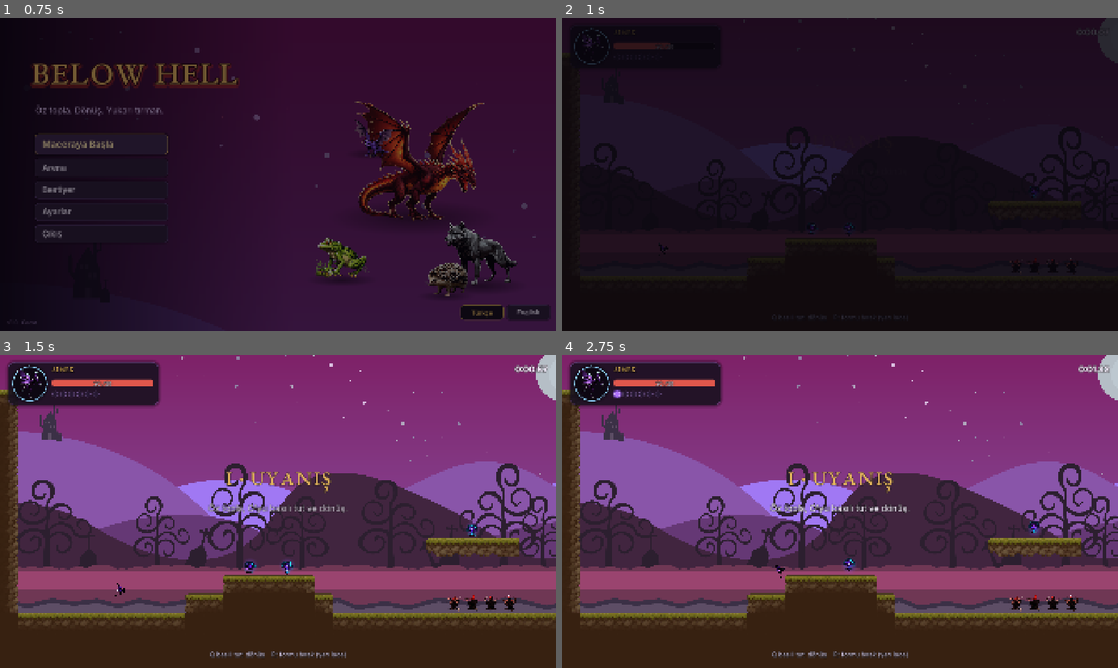
Above: before the commit, frames 1-4 (two rows, left to right).
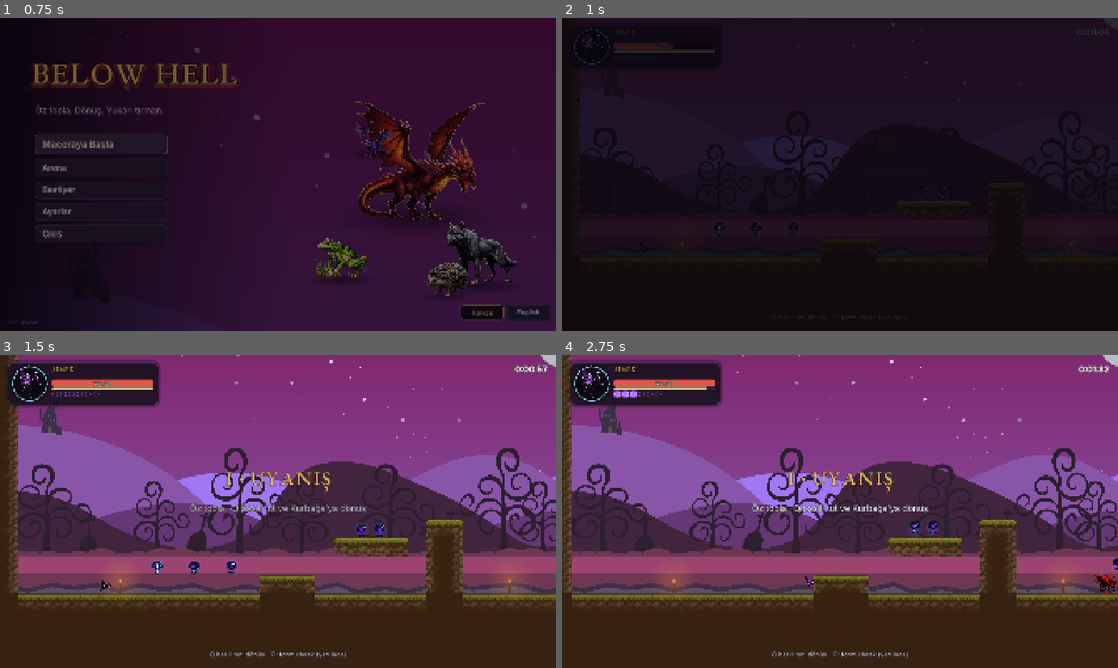
Above: after the commit, the same moments.

Repository: johntitor08/Below-Hell-Godot
Game: Godot game, scene res://game/ui/main_menu.tscn
The game is run twice, just before and just after one commit, with the same random seed, the same clock (stepped at 60 frames per second) and the same inputs.
Inputs (mouse positions are in pixels of both pictures, inside the frame that each line leads up to):
- Up to frame 1 (0.75 s): click "Maceraya Başla" at 0.5 s
- Up to frame 2 (1 s): no input
- Up to frame 3 (1.5 s): tap Enter at 1.25 s; move the mouse to (400, 495) at 1.27 s; hold D (right) from 1.28 s (still down); tap K (ability) at 1.35 s; click (400, 495) at 1.42 s
- Up to frame 4 (2.75 s): keep holding D (right); tap Space (jump) at 1.52, 1.82, 2.27, 2.57 s; move the mouse to (728, 527) at 2.02 s; tap L (ability2) at 2.1 s; click (728, 527) at 2.17 s

Frame 1 is identical in both runs. In frame 2, 1.3% of the frame differs, in the area x 9-100%, y 0-82%; in frame 3, 29%; in frame 4, 30%, in the area x 0-100%, y 0-87%.

Commit message:
Bölümler, uçuş dayanıklılığı, boğulma ve test aracı
Beş bölüm üreticiyle (tools/make_levels.py) tasarlandı; her biri bir
form kapısı içeriyor (zıplama, su, karanlık, kırılabilir duvar, boss).
Uçan formlara dayanıklılık, nefes alamayanlara boğulma eklendi.

Co-Authored-By: Claude Opus 5.5 <noreply@anthropic.com>

Diff:
--- a/game/creature/creature.gd
+++ b/game/creature/creature.gd
@@ -53,6 +53,10 @@
 var _knock := Vector2.ZERO
 var _last_damage_from := Vector2.ZERO
 var abilities: Array = []
+var stamina := 1.0
+var max_stamina := 1.0
+var air := 4.0
+var _drown_t := 0.0
 
 var visual: Node2D
 var sprite: Sprite2D
@@ -98,6 +102,9 @@
 	hp = clampi(int(ceil(max_hp * ratio)), 1, max_hp)
 	flying = d.flight
 	extra_jumps = 1 if d.has("double_jump") else 0
+	max_stamina = {1: 0.8, 2: 2.6, 3: 4.0, 4: 5.5}.get(d.tier, 2.0)
+	stamina = max_stamina
+	air = 4.0
 	sprite.texture = d.texture
 	var h := d.height_px()
 	var tex_h := float(d.texture.get_height())
@@ -157,6 +164,7 @@
 		input.move = Vector2.ZERO
 		input.clear_edges()
 	_move(delta)
+	_drown(delta)
 	_combat(delta)
 	for a in abilities:
 		if is_instance_valid(a):
@@ -194,10 +202,10 @@
 	on_wall = 0
 	if is_on_wall():
 		on_wall = -1 if get_wall_normal().x > 0.0 else 1
-	if flying:
+	if in_water:
+		_swim(delta)
+	elif flying:
 		_fly(delta)
-	elif in_water:
-		_swim(delta)
 	else:
 		if def.has("wall_climb") and on_wall != 0 and signf(x) == on_wall:
 			climbing = true
@@ -242,17 +250,48 @@
 	_land_squash = -0.35
 	Audio.play("whoosh", -14.0, 0.2)
 
+func breathes_water() -> bool:
+	return def.has("water_breathing") or def.has("underwater_speed_9") or def.has("squeeze_through_pipes")
+
 func _fly(delta: float) -> void:
+	if is_on_floor():
+		stamina = minf(max_stamina, stamina + delta * max_stamina * 1.5)
 	var y := input.move.y
 	if input.jump_held:
 		y = -1.0
-	var target_y := y * def.run_speed() * 0.85 * speed_mult
-	if absf(y) < 0.1:
-		target_y = sin(_time * 3.0) * 30.0
-	velocity.y = move_toward(velocity.y, target_y, 3200.0 * delta)
+	var target_y := 0.0
+	if y < -0.1 and stamina > 0.0:
+		stamina = maxf(0.0, stamina - delta)
+		target_y = y * def.run_speed() * 0.6 * speed_mult
+	elif y > 0.1:
+		target_y = y * def.run_speed() * 1.1
+	else:
+		target_y = 150.0 if stamina > 0.0 else 380.0
+	velocity.y = move_toward(velocity.y, target_y, 2600.0 * delta)
+
+func _drown(delta: float) -> void:
+	var submerged := in_water and _head_in_water()
+	if not submerged or breathes_water():
+		air = minf(4.0, air + delta * 3.0)
+		_drown_t = 0.0
+		return
+	air -= delta
+	if air <= 0.0:
+		_drown_t -= delta
+		if _drown_t <= 0.0:
+			_drown_t = 0.8
+			invulnerable_until = 0.0
+			take_hit(6, global_position, Vector2(0, -60))
+
+func _head_in_water() -> bool:
+	var head := global_position + Vector2(0, -body_height() * 0.8)
+	for w in get_tree().get_nodes_in_group("water"):
+		if Rect2(w.global_position, w.size).has_point(head):
+			return true
+	return false
 
 func _swim(delta: float) -> void:
-	var breathe := def.has("water_breathing") or def.has("underwater_speed_9") or def.has("squeeze_through_pipes")
+	var breathe := breathes_water()
 	var y := input.move.y
 	if input.jump_held:
 		y = -1.0
--- a/game/ui/hud.gd
+++ b/game/ui/hud.gd
@@ -24,9 +24,12 @@
 var radial_info: Label
 var radial_name: Label
 var radial_stats: Label
+var _last_mouse := Vector2.ZERO
 var pause_panel: Control
 var complete_panel: Control
 var hint: Label
+var meter: ProgressBar
+var meter_fill: StyleBoxFlat
 
 func _ready() -> void:
 	layer = 10
@@ -113,6 +116,17 @@
 	hp_label.horizontal_alignment = HORIZONTAL_ALIGNMENT_CENTER
 	hp_label.vertical_alignment = VERTICAL_ALIGNMENT_CENTER
 	box.add_child(hp_label)
+	meter = ProgressBar.new()
+	meter.show_percentage = false
+	meter.max_value = 1.0
+	meter.position = Vector2(152, 88)
+	meter.size = Vector2(350, 8)
+	meter.mouse_filter = Control.MOUSE_FILTER_IGNORE
+	meter_fill = StyleBoxFlat.new()
+	meter_fill.set_corner_radius_all(4)
+	meter_fill.bg_color = Color(0.55, 0.85, 1.0)
+	meter.add_theme_stylebox_override("fill", meter_fill)
+	box.add_child(meter)
 	oz_box = HBoxContainer.new()
 	oz_box.position = Vector2(152, 100)
 	oz_box.add_theme_constant_override("separation", 6)
@@ -259,6 +273,16 @@
 	var p := level.player
 	if p == null:
 		return
+	if p.in_water and not p.breathes_water():
+		meter.visible = true
+		meter.value = p.air / 4.0
+		meter_fill.bg_color = Color(0.4, 0.75, 1.0) if p.air > 1.2 else Color(1, 0.4, 0.35)
+	elif p.flying:
+		meter.visible = true
+		meter.value = p.stamina / p.max_stamina
+		meter_fill.bg_color = Color(0.95, 0.85, 0.55) if p.stamina > 0.3 else Color(1, 0.5, 0.3)
+	else:
+		meter.visible = false
 	_update_ab(ab1, Abilities.primary_of(p))
 	_update_ab(ab2, Abilities.secondary_of(p))
 	_radial_input()
@@ -352,8 +376,11 @@
 	var held := Input.is_action_pressed("forms")
 	if held and not radial.visible:
 		radial.visible = true
+		banner_title.modulate.a = 0.0
+		banner_sub.modulate.a = 0.0
 		Fx.slowmo(0.12)
 		radial_sel = Creatures.all.find(level.essence.current())
+		_last_mouse = root.get_global_mouse_position()
 		_refresh_radial()
 		Audio.play("whoosh", -10.0)
 	elif not held and radial.visible:
@@ -364,9 +391,15 @@
 	if not radial.visible:
 		return
 	var v := Vector2(Input.get_axis("left", "right"), Input.get_axis("up", "down"))
-	var mouse := root.get_global_mouse_position() - root.size * 0.5
-	if v.length() < 0.4 and mouse.length() > 140.0:
-		v = mouse
+	var mp := root.get_global_mouse_position()
+	var mouse := mp - root.size * 0.5
+	var moved := mp.distance_to(_last_mouse) > 3.0
+	_last_mouse = mp
+	if v.length() < 0.4:
+		if moved and mouse.length() > 140.0:
+			v = mouse
+		else:
+			return
 	if v.length() > 0.3:
 		var a := fposmod(v.angle() + PI * 0.5, TAU)
 		var i := int(round(a / TAU * Creatures.all.size())) % Creatures.all.size()
--- a/game/world/level.gd
+++ b/game/world/level.gd
@@ -222,11 +222,12 @@
 		wa.size = Vector2(r.size) * TILE
 		_add(wa, r.position.x, r.position.y)
 	_rects("~", make_water)
-	var make_dark := func(r: Rect2i):
-		var dz := Entities.DarkZone.new()
-		dz.size = Vector2(r.size) * TILE
-		_add(dz, r.position.x, r.position.y)
-	_rects("D", make_dark)
+	for part in str(map.meta.get("dark", "")).split(";", false):
+		var v := part.split(",")
+		if v.size() == 4:
+			var dz := Entities.DarkZone.new()
+			dz.size = Vector2(float(v[2]), float(v[3])) * TILE
+			_add(dz, int(v[0]), int(v[1]))
 
 func _runs(ch: String, make: Callable) -> void:
 	for y in map.height:
--- a/tools/shot.gd
+++ b/tools/shot.gd
@@ -27,23 +27,35 @@
 		var p := ck.split(":")
 		if p.size() == 3 and int(p[0]) == _frames:
 			_click(Vector2(float(p[1]), float(p[2])))
+	if _frames >= _target:
+		if _out != "":
+			var img := get_viewport().get_texture().get_image()
+			img.save_png(_out)
+			print("SHOT ", _out)
+		get_tree().quit()
+
+var _pframes := 0
+
+func _physics_process(_d: float) -> void:
+	if _args.is_empty():
+		return
+	_pframes += 1
 	for h in str(_args.get("hold", "")).split(",", false):
 		var p := h.split(":")
 		if p.size() >= 3:
 			var f0 := int(p[0])
 			var f1 := f0 + int(p[2])
-			if _frames == f0:
+			if _pframes == f0:
 				Input.action_press(p[1])
-			elif _frames == f1:
+			elif _pframes == f1:
 				Input.action_release(p[1])
 	for st in str(_args.get("steps", "")).split(";", false):
 		var at := st.find("@")
-		if at > 0 and int(st.substr(0, at)) == _frames:
+		if at > 0 and int(st.substr(0, at)) == _pframes:
 			_run(st.substr(at + 1))
-	if _frames >= _target:
+	if _args.has("pframes") and _pframes >= int(_args["pframes"]):
 		if _out != "":
-			var img := get_viewport().get_texture().get_image()
-			img.save_png(_out)
+			get_viewport().get_texture().get_image().save_png(_out)
 			print("SHOT ", _out)
 		get_tree().quit()
 
Not shown, changed: levels/01_uyanis.txt
Not shown, added: levels/02_sular.txt
Not shown, added: levels/03_karanlik.txt
Not shown, added: levels/04_kemik.txt
Not shown, added: levels/05_ates.txt
Not shown, added: tools/make_levels.py
